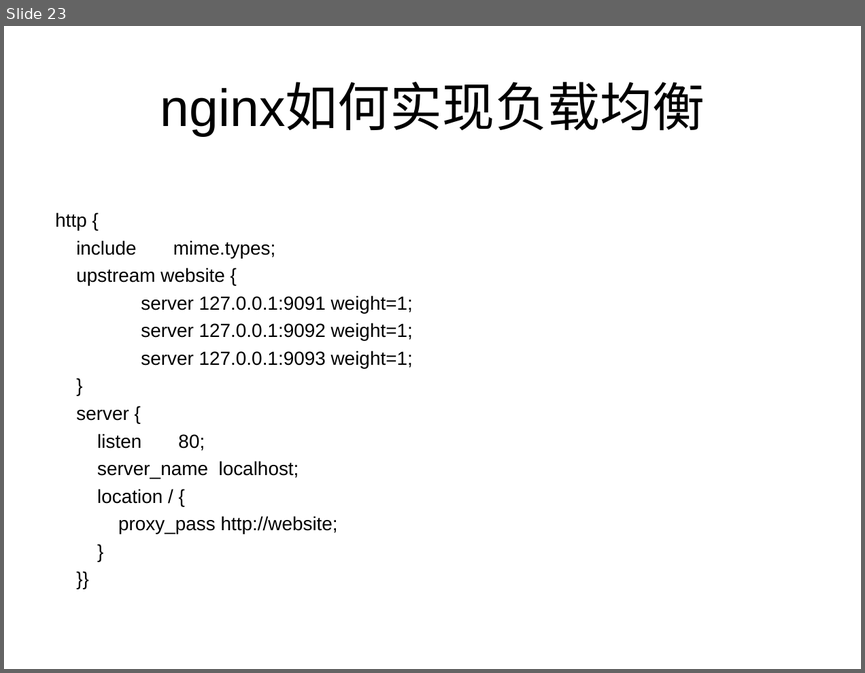
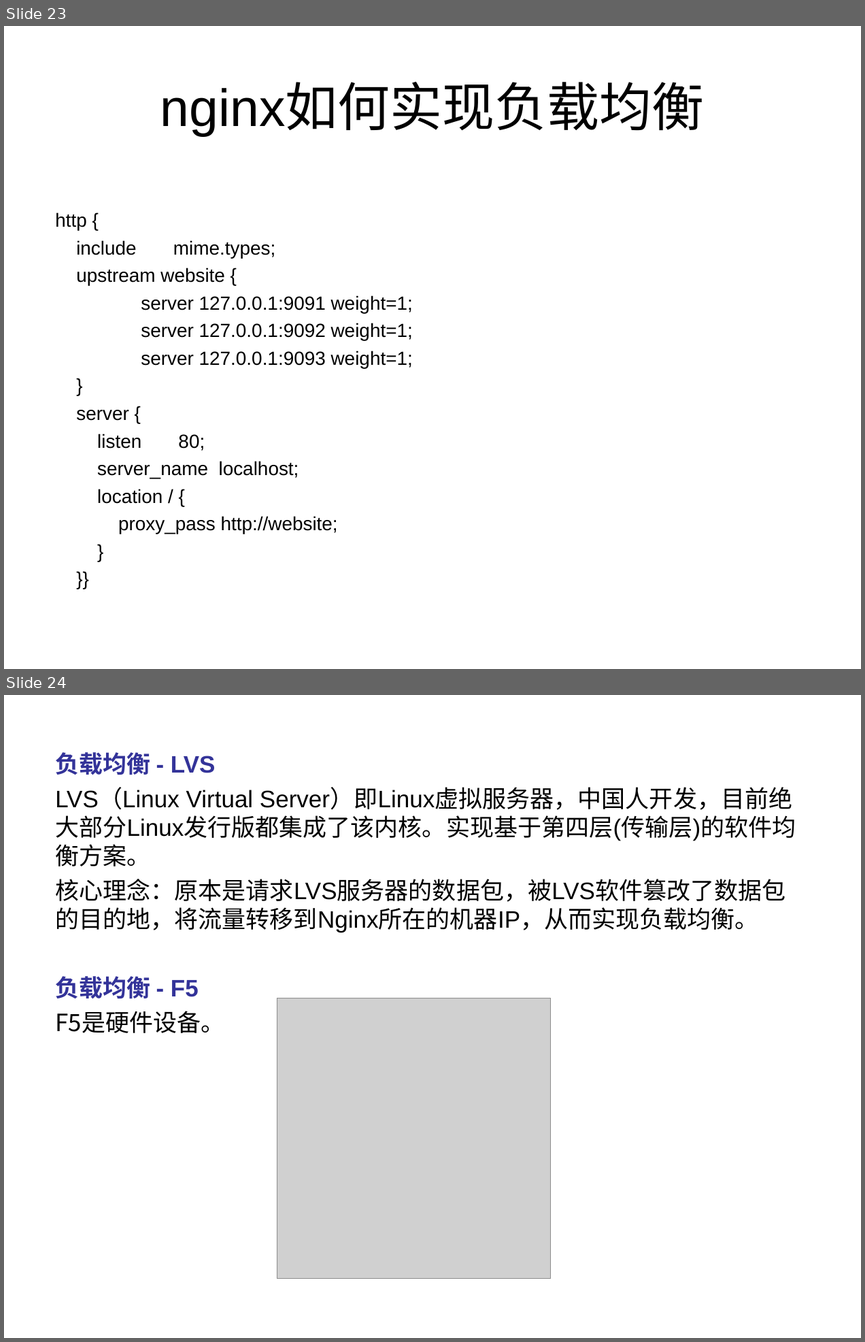
Before and after one commit to Alan055/node-koa, a slide deck: Alan-node解读.ppt. Shown one above the other, each under a label of ours: slide 23 before the commit, slides 23 and 24 after it. The pictures are 865x673 and 865x1342 pixels, drawn with LibreOffice and Linux fonts; fonts in the diff are those of the drawing; grey boxes stand for pictures. Boxes give left, top, right and bottom in pixels: in the first picture for what was removed or moved away, otherwise in the second. Text is boxed around its words. In the diff, an @@ line names an element or a change of style, - is before the commit and + after.

```diff
--- a/Alan-node解读.ppt
+++ b/Alan-node解读.ppt
@@ slide 24 added at [4, 695, 861, 1338], background #FFFFFF @@
@@ text added at [55, 752, 796, 1033], 20 pt, text #000000 @@
+负载均衡 - LVS
+LVS（Linux Virtual Server）即Linux虚拟服务器，中国人开发，目前绝大部分Linux发行版都集成了该内核。实现基于第四层(传输层)的软件均衡方案。
+核心理念：原本是请求LVS服务器的数据包，被LVS软件篡改了数据包的目的地，将流量转移到Nginx所在的机器IP，从而实现负载均衡。
+负载均衡 - F5
+F5是硬件设备。
@@ picture added at [277, 998, 551, 1278] @@
```
Also in this commit, not shown: 2 slides changed, 1 other slide added, 2 other files.
